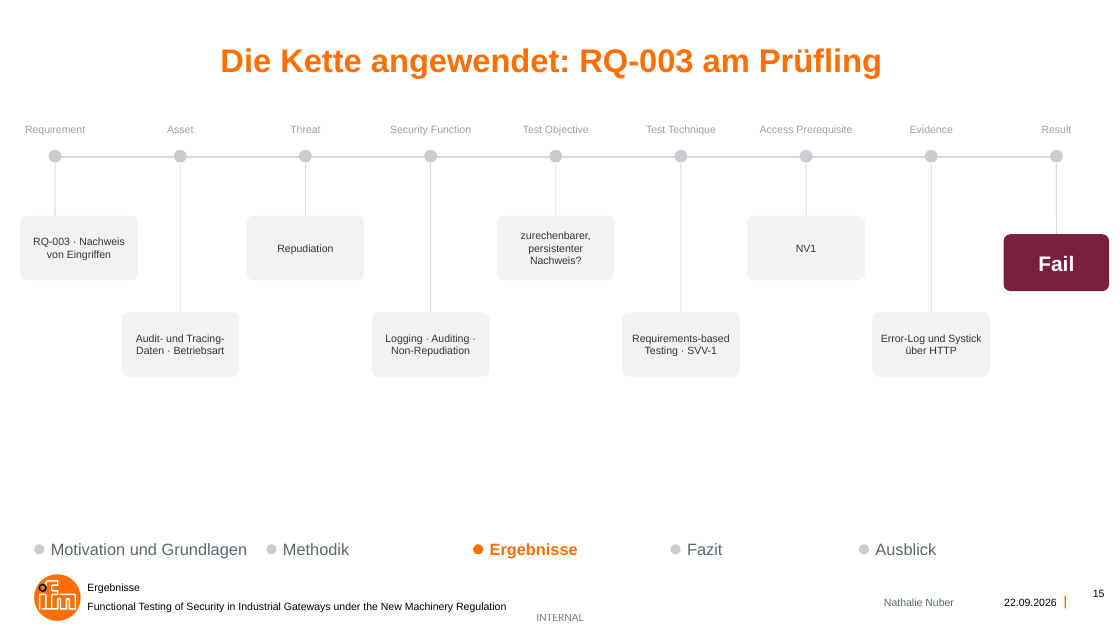
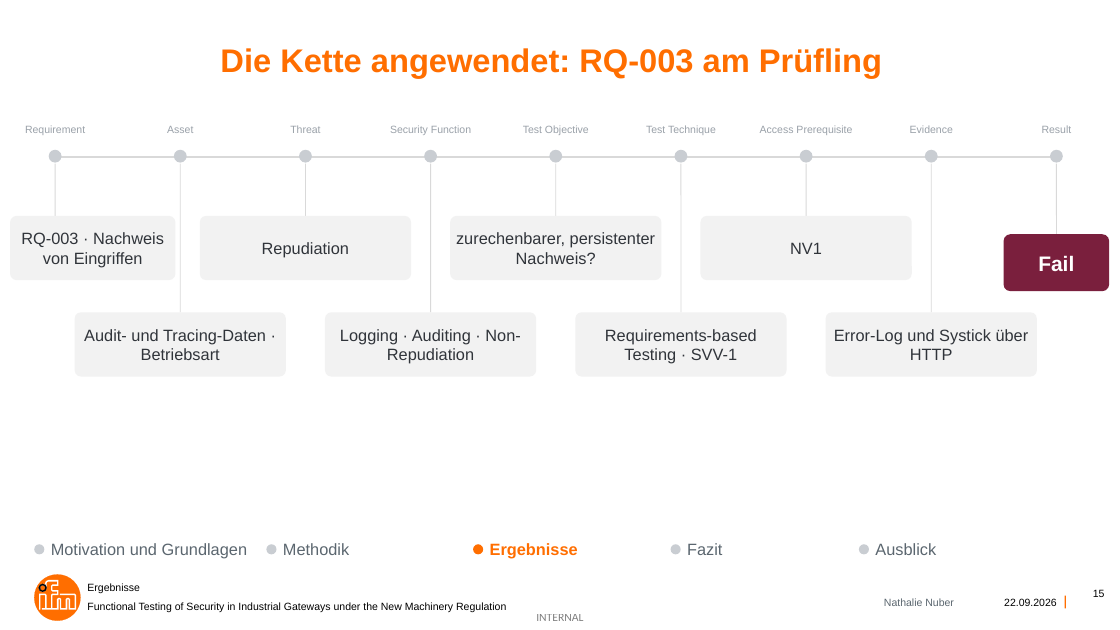
Before and after one commit to nathalienr/Bachelorarbeit, a slide deck: slide 15 of Functional Testing of Security in Industrial Gateways under the New Machinery Regulation.pptx. Drawn at 1120x630 pixels with LibreOffice and Linux fonts; fonts in the diff are those of the drawing; background and template pictures are left out. Boxes give left, top, right and bottom in pixels: in the first picture for what was removed or moved away, otherwise in the second. Text is boxed around its words. In the diff, an @@ line names an element or a change of style, - is before the commit and + after.

```diff
--- a/Functional Testing of Security in Industrial Gateways under the New Machinery Regulation.pptx
+++ b/Functional Testing of Security in Industrial Gateways under the New Machinery Regulation.pptx
@@ rounded rectangle: place and size @@
-rounded rectangle at (20,216,138,281)
+rounded rectangle at (10,216,176,281)
@@ text "RQ-003 · Nachweis von Eingriffen": place and size @@
-text "RQ-003 · Nachweis von Eingriffen" at (33,237,125,260)
+text "RQ-003 · Nachweis von Eingriffen" at (21,232,164,268)
@@ rounded rectangle: place and size @@
-rounded rectangle at (247,216,365,281)
+rounded rectangle at (200,216,412,281)
@@ text "Repudiation": place and size @@
-text "Repudiation" at (277,244,333,254)
+text "Repudiation" at (262,242,349,258)
@@ rounded rectangle: place and size @@
-rounded rectangle at (497,216,615,281)
+rounded rectangle at (450,216,662,281)
@@ text "zurechenbarer, persistenter Nachweis?": place and size @@
-text "zurechenbarer, persistenter Nachweis?" at (521,231,591,264)
+text "zurechenbarer, persistenter Nachweis?" at (456,232,655,264)
@@ rounded rectangle: place and size @@
-rounded rectangle at (748,216,865,281)
+rounded rectangle at (701,216,912,281)
@@ size 9 to 14 pt in 8 elements at (21,232,164,268), (84,329,266,360), (262,242,349,258), (340,329,520,364), (456,232,655,264), (605,329,757,364), (834,329,1029,360), (790,242,822,254) @@
@@ rounded rectangle: place and size @@
-rounded rectangle at (122,313,239,377)
+rounded rectangle at (75,313,287,377)
@@ text "Audit- und Tracing-Daten · Betriebsart": place and size @@
-text "Audit- und Tracing-Daten · Betriebsart" at (136,334,225,354)
+text "Audit- und Tracing-Daten · Betriebsart" at (84,329,266,360)
@@ rounded rectangle: place and size @@
-rounded rectangle at (372,313,490,377)
+rounded rectangle at (325,313,537,377)
@@ text "Logging · Auditing · Non-Repudiation": place and size @@
-text "Logging · Auditing · Non-Repudiation" at (385,334,470,356)
+text "Logging · Auditing · Non-Repudiation" at (340,329,520,364)
@@ rounded rectangle: place and size @@
-rounded rectangle at (623,313,740,377)
+rounded rectangle at (576,313,787,377)
@@ text "Requirements-based Testing · SVV-1": place and size @@
-text "Requirements-based Testing · SVV-1" at (632,334,729,356)
+text "Requirements-based Testing · SVV-1" at (605,329,757,364)
@@ rounded rectangle: place and size @@
-rounded rectangle at (873,313,991,377)
+rounded rectangle at (826,313,1038,377)
@@ text "Error-Log und Systick über HTTP": place and size @@
-text "Error-Log und Systick über HTTP" at (881,334,981,354)
+text "Error-Log und Systick über HTTP" at (834,329,1029,360)
```
Also in this commit, not shown: 2 other slides changed, 1 other file.
